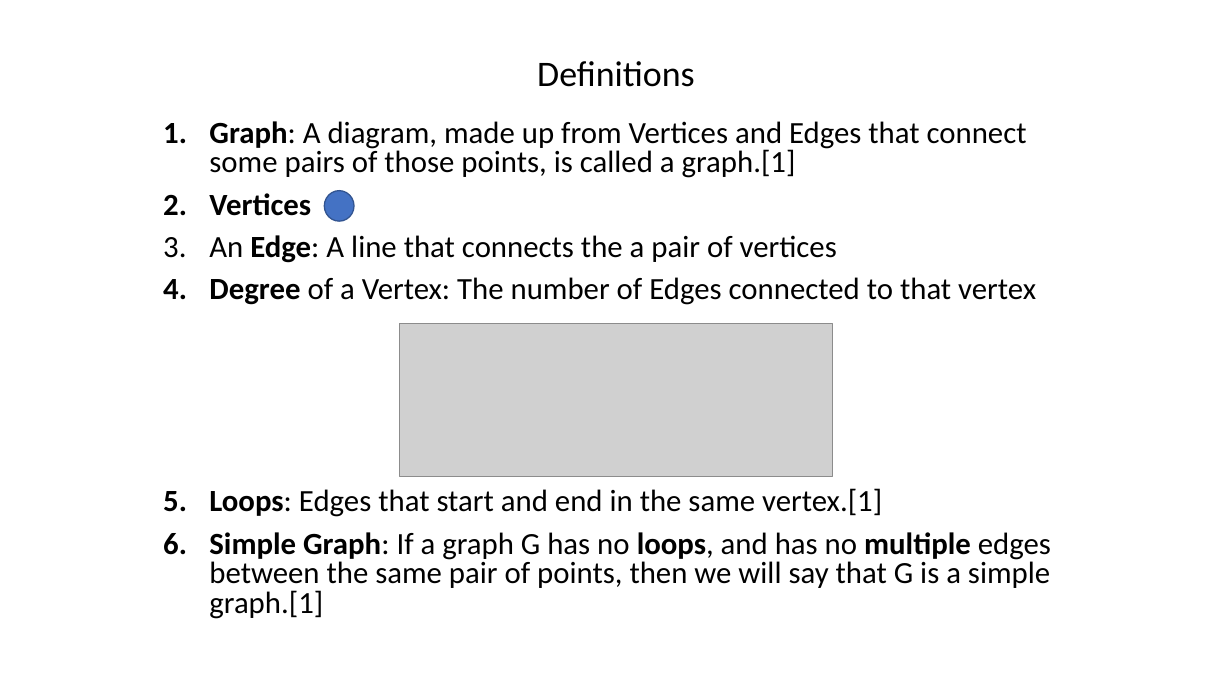
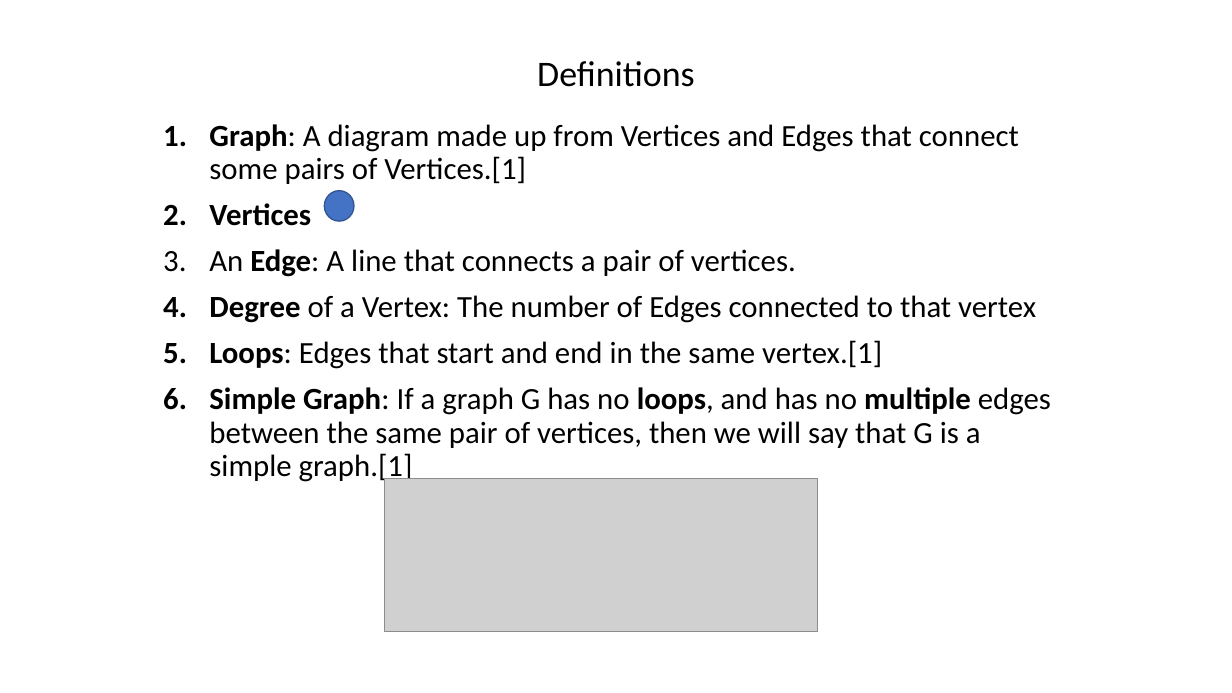
Before and after one commit to gholami7/CSC344-slides, a slide deck: slide 2 of MAT344-G1.pptx. Drawn at 1232x693 pixels with LibreOffice and Linux fonts; fonts in the diff are those of the drawing; grey boxes stand for pictures; background and template pictures are left out. Boxes give left, top, right and bottom in pixels: in the first picture for what was removed or moved away, otherwise in the second. Text is boxed around its words. In the diff, an @@ line names an element or a change of style, - is before the commit and + after.

```diff
--- a/MAT344-G1.pptx
+++ b/MAT344-G1.pptx
@@ subtitle at <box>209,124,1019,184</box>: text changed @@
-1. Graph: A diagram, made up from Vertices and Edges that connect some pairs of those points, is called a graph.[1]
+1. Graph: A diagram made up from Vertices and Edges that connect some pairs of Vertices.[1]
@@ subtitle at <box>209,203,1036,369</box>: line spacing 0.8 to 0.9 @@
@@ subtitle at <box>209,249,796,277</box>: text changed @@
-3. An Edge: A line that connects the a pair of vertices
+3. An Edge: A line that connects a pair of vertices.
@@ subtitle at <box>209,387,1051,484</box>: text changed @@
-6. Simple Graph: If a graph G has no loops, and has no multiple edges between the same pair of points, then we will say that G is a simple graph.[1]
+6. Simple Graph: If a graph G has no loops, and has no multiple edges between the same pair of vertices, then we will say that G is a simple graph.[1]
@@ picture: place and size @@
-picture at <box>399,323,833,476</box>
+picture at <box>384,479,818,631</box>
```
Also in this commit, not shown: 1 other slide changed, 1 other file.
